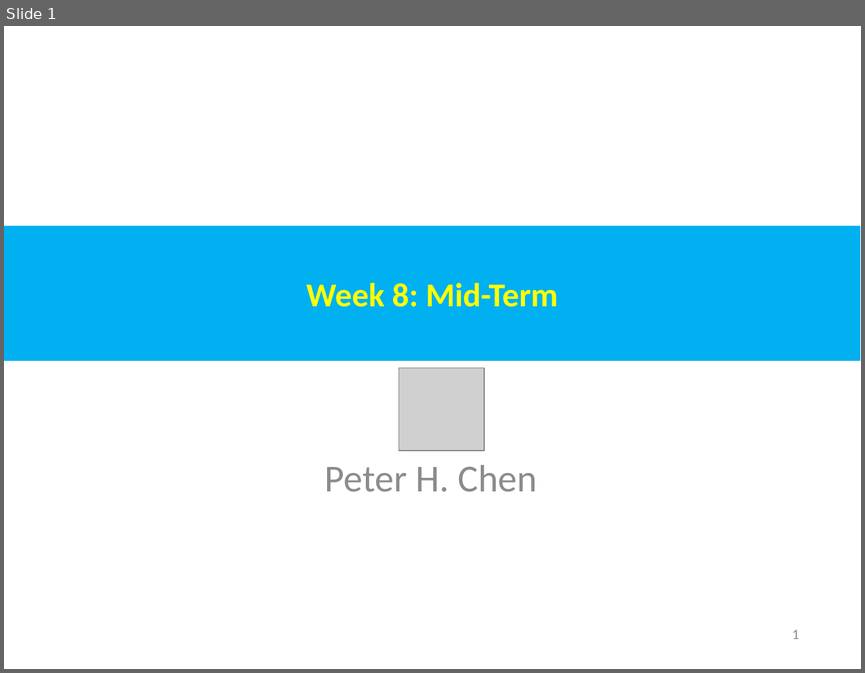
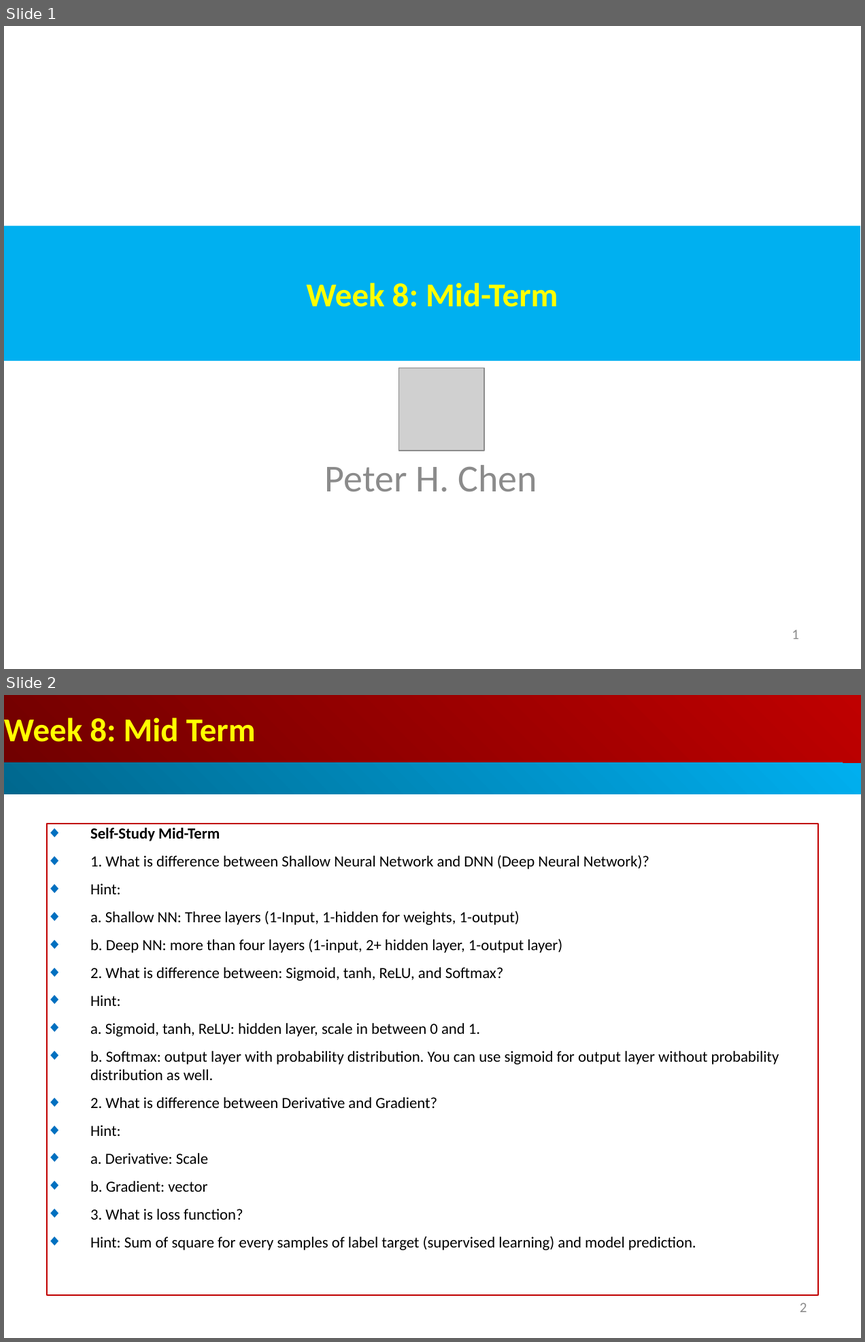
Before and after one commit to peterhchen/AIU_CS512_DL, a slide deck: 000_Lecture_Project/week08/01_Lecture/00_Mid_Term_QA.ppt. Shown one above the other, each under a label of ours: slide 1 before the commit, slides 1 and 2 after it. The pictures are 865x673 and 865x1342 pixels, drawn with LibreOffice and Linux fonts; fonts in the diff are those of the drawing; grey boxes stand for pictures. Boxes give left, top, right and bottom in pixels: in the first picture for what was removed or moved away, otherwise in the second. Text is boxed around its words. In the diff, an @@ line names an element or a change of style, - is before the commit and + after.

```diff
--- a/000_Lecture_Project/week08/01_Lecture/00_Mid_Term_QA.ppt
+++ b/000_Lecture_Project/week08/01_Lecture/00_Mid_Term_QA.ppt
@@ slide 2 added at box(4, 695, 861, 1338), background #FFFFFF @@
@@ rectangle added at box(4, 695, 861, 764), fill gradient #BF0000 to #710000, 28 pt, text #FFFF00, bold @@
+Week 8: Mid Term
@@ rectangle added at box(4, 763, 861, 794), fill gradient #00AFEF to #00688E @@
@@ rectangle added at box(47, 824, 818, 1295), outline #C00000 0.74 pt, 13 pt, text #000000 @@
+◆ Self-Study Mid-Term
+◆ 1. What is difference between Shallow Neural Network and DNN (Deep Neural Network)?
+◆ Hint:
+◆ a. Shallow NN: Three layers (1-Input, 1-hidden for weights, 1-output)
+◆ b. Deep NN: more than four layers (1-input, 2+ hidden layer, 1-output layer)
+◆ 2. What is difference between: Sigmoid, tanh, ReLU, and Softmax?
+◆ Hint:
+◆ a. Sigmoid, tanh, ReLU: hidden layer, scale in between 0 and 1.
+◆ b. Softmax: output layer with probability distribution. You can use sigmoid for output layer without probability distribution as well.
+◆ 2. What is difference between Derivative and Gradient?
+◆ Hint:
+◆ a. Derivative: Scale
+◆ b. Gradient: vector
+◆ 3. What is loss function?
+◆ Hint: Sum of square for every samples of label target (supervised learning) and model prediction.
@@ page number added at box(800, 1302, 807, 1312), 12 pt, text #8B8B8B @@
+2
```
Also in this commit, not shown: 1 slide changed, 1 other slide added, 1 other file.
